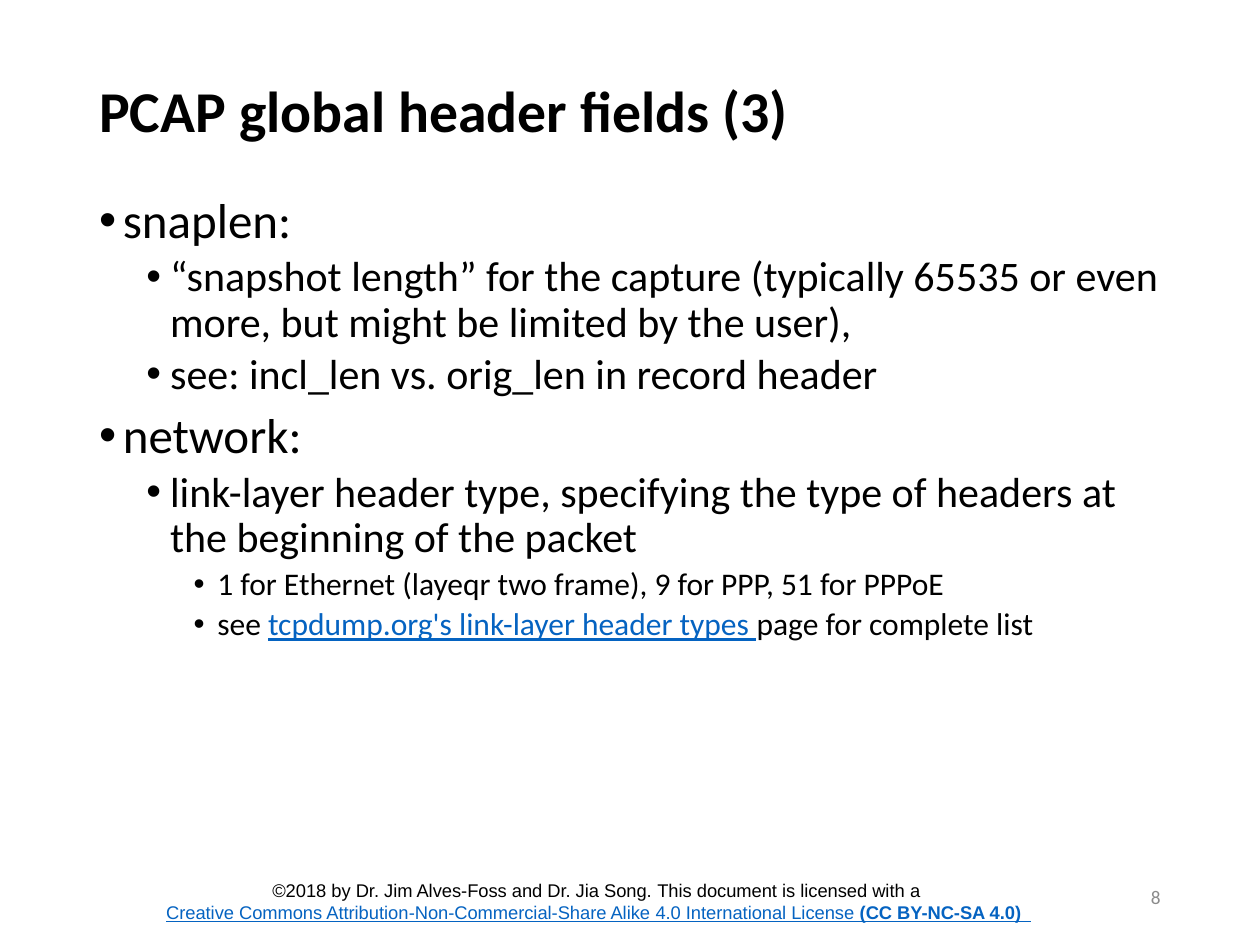
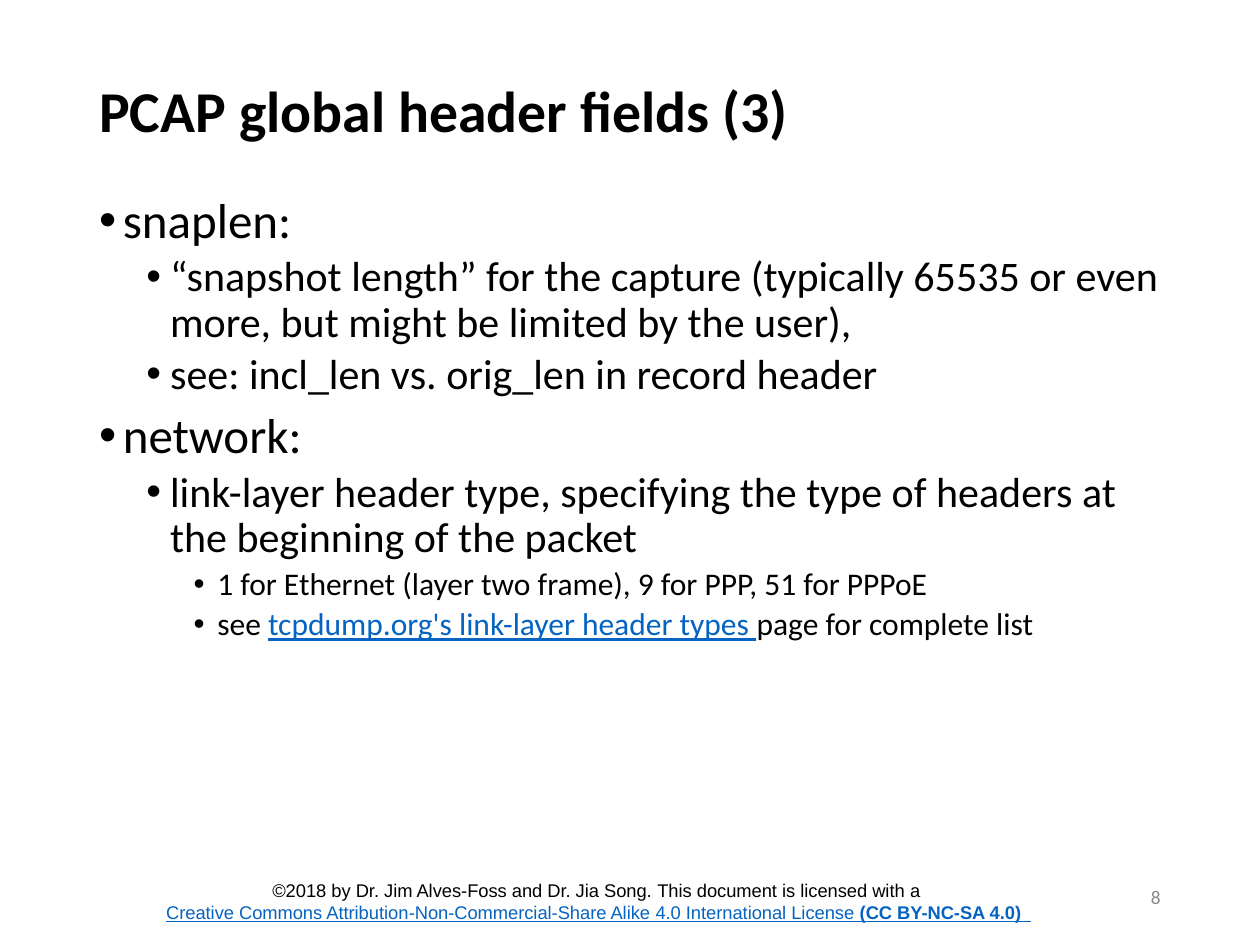
Before and after one commit to CenterForSecureAndDependableSystems/Teaching-Materials, a slide deck: slide 8 of Network-Security/Module_1 Internetworking/Lesson_3_PCAP.pptx. Drawn at 1260x945 pixels with LibreOffice and Linux fonts; fonts in the diff are those of the drawing; background and template pictures are left out. Boxes give left, top, right and bottom in pixels: in the first picture for what was removed or moved away, otherwise in the second. Text is boxed around its words. In the diff, an @@ line names an element or a change of style, - is before the commit and + after.

```diff
--- a/Network-Security/Module_1 Internetworking/Lesson_3_PCAP.pptx
+++ b/Network-Security/Module_1 Internetworking/Lesson_3_PCAP.pptx
@@ text at bbox=[217, 572, 927, 600]: text changed @@
-    • 1 for Ethernet (layeqr two frame), 9 for PPP, 51 for PPPoE
+    • 1 for Ethernet (layer two frame), 9 for PPP, 51 for PPPoE
```
Also in this commit, not shown: 2 other slides changed, 24 other files.
